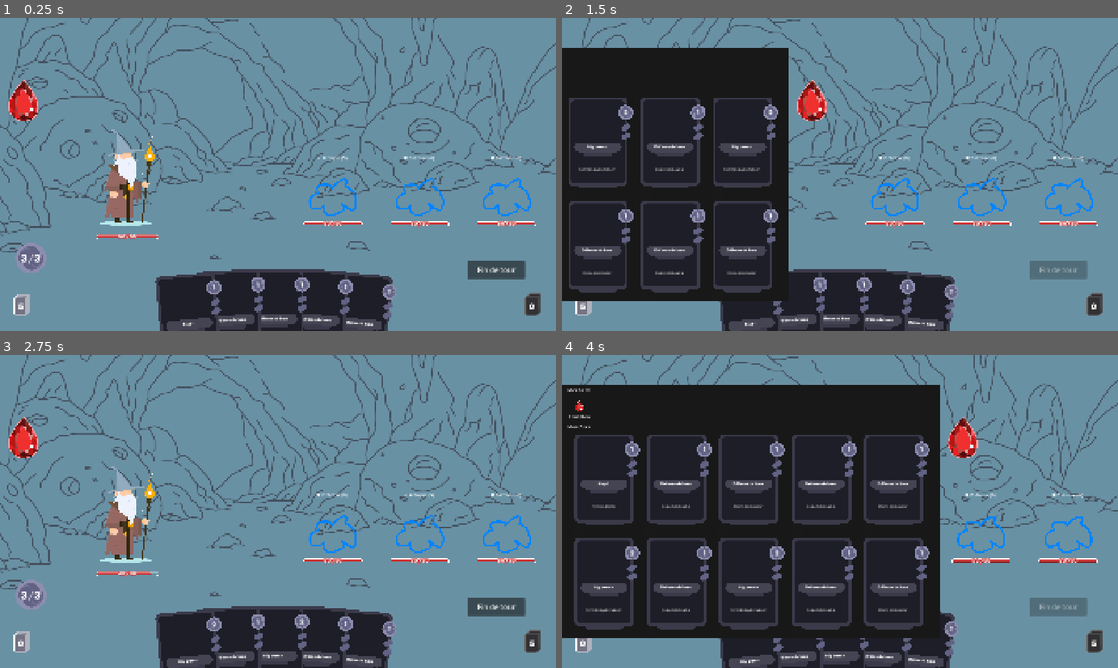
Above: before the commit, frames 1-4 (two rows, left to right).
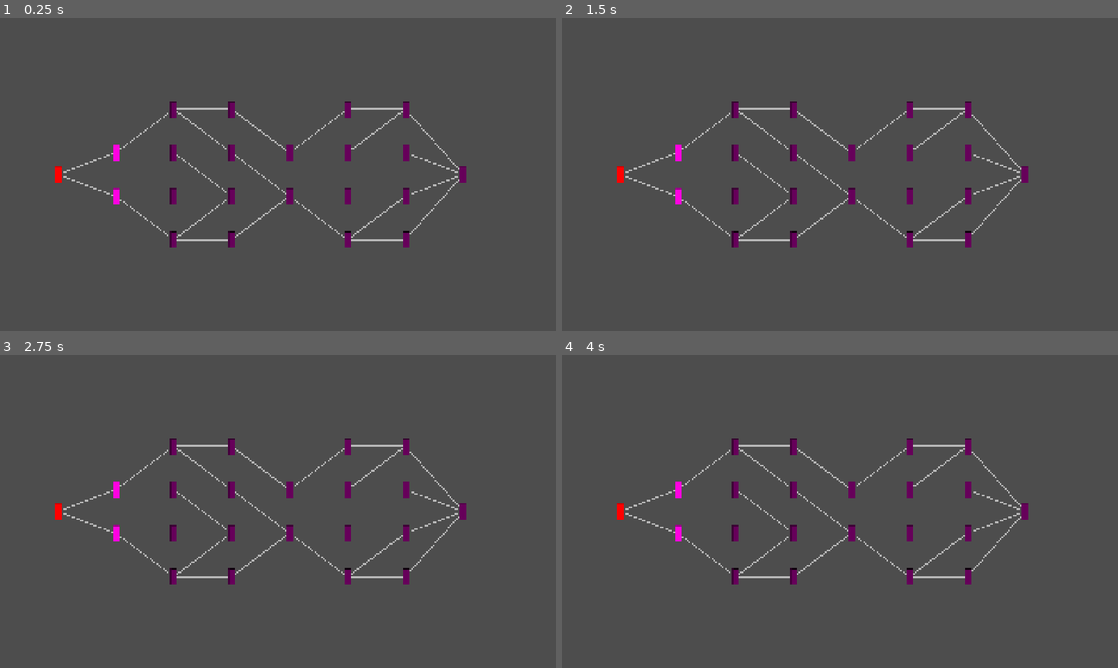
Above: after the commit, the same moments.

Repository: Elehos/jeu_de_bouboules
Game: Godot game, scene res://scenes/map/MapView.tscn
Two runs of this game, one before a commit and one after it. Both use one fixed random seed, a clock stepped at 60 frames per second and the inputs below. Before the commit the project starts from res://scenes/combat/combat.tscn.
Inputs (mouse positions are in pixels of both pictures, inside the frame that each line leads up to):
- Up to frame 1 (0.25 s): no input
- Up to frame 2 (1.5 s): click (1056, 271) at 0.5 s, where only the run before the commit has a clickable "Fin de tour"; click (584, 99) at 1.27 s
- Up to frame 3 (2.75 s): click (400, 436) at 2.02 s
- Up to frame 4 (4 s): click (1056, 608) at 2.75 s, where only the run before the commit has a clickable "Fin de tour"; click (584, 436) at 3.52 s

The runs differ from the first frame. In frame 1, 95% of the frame differs, in the area x 0-100%, y 0-100%; in frame 2, 92%; in frame 3, 95%; in frame 4, 90%.

Commit message:
Ajout du systeme de map aléatoire + sauvegarde de la position lors de la victoire

Diff:
--- a/project.godot
+++ b/project.godot
@@ -11,7 +11,7 @@
 [application]
 
 config/name="Jeu de bouboules"
-run/main_scene="uid://ch02vlp7pbhbu"
+run/main_scene="uid://tn17m53p1ddh"
 config/features=PackedStringArray("4.7", "Mobile")
 config/icon="res://icon.svg"
 
@@ -20,6 +20,7 @@
 CombatEvents="*uid://bs5460a8lsq78"
 DeckManager="*uid://d3b8sfuwxuw2f"
 GemInventory="*uid://dljbij33aq0sy"
+RunManager="*uid://djmsa7mv87rdg"
 
 [display]
 
--- /dev/null
+++ b/scenes/map/MapNodeView.tscn
@@ -0,0 +1,20 @@
+[gd_scene format=3 uid="uid://bo3yke6qitm6a"]
+
+[ext_resource type="Script" uid="uid://bllth4kvptv3n" path="res://script/map/MapNodeView.gd" id="1_cvdme"]
+
+[sub_resource type="PlaceholderTexture2D" id="PlaceholderTexture2D_fh5yr"]
+size = Vector2(40, 40)
+
+[sub_resource type="CircleShape2D" id="CircleShape2D_kpnqr"]
+
+[node name="MapNodeView" type="Area2D" unique_id=1901458146]
+script = ExtResource("1_cvdme")
+
+[node name="Icon" type="Sprite2D" parent="." unique_id=1859024127]
+modulate = Color(1, 0.40774983, 0.88240844, 1)
+position = Vector2(0, 0.75)
+scale = Vector2(0.57, 1.425)
+texture = SubResource("PlaceholderTexture2D_fh5yr")
+
+[node name="CollisionShape2D" type="CollisionShape2D" parent="." unique_id=361079800]
+shape = SubResource("CircleShape2D_kpnqr")
--- /dev/null
+++ b/scenes/map/MapView.tscn
@@ -0,0 +1,10 @@
+[gd_scene format=3 uid="uid://tn17m53p1ddh"]
+
+[ext_resource type="Script" uid="uid://bcxihlmwbh3my" path="res://script/map/MapView.gd" id="1_xnhjo"]
+[ext_resource type="PackedScene" uid="uid://bo3yke6qitm6a" path="res://scenes/map/MapNodeView.tscn" id="2_jev2o"]
+
+[node name="MapView" type="Node2D" unique_id=634893464]
+script = ExtResource("1_xnhjo")
+map_node_scene = ExtResource("2_jev2o")
+
+[node name="NodesContainer" type="Node2D" parent="." unique_id=64763309]
--- a/script/combat/CombatManager.gd
+++ b/script/combat/CombatManager.gd
@@ -25,6 +25,7 @@
 @onready var gem_bag: GemBag = $UI/GemBagPanel
 
 var combat_over: bool = false
+var _pending_victory: bool = false
 @onready var enemy_zone_center: Marker2D = $WorldRoot/EnemyZoneCenter
 @export var enemy_spacing: float = 300.0
 @export var enemy_scene: PackedScene  # glisse Enemy.tscn dans l'Inspecteur
@@ -126,7 +127,7 @@
 	max_mana_label.text = str(max)
 
 func _on_player_died() -> void:
-	show_end_screen("Défaite...")
+	show_end_screen("Défaite...", false)
 
 func _on_enemy_died(dead_enemy: Enemy) -> void:
 	enemies.erase(dead_enemy)
@@ -139,15 +140,25 @@
 			break
 
 	if all_dead:
-		show_end_screen("Victoire !")
-
-func show_end_screen(text: String) -> void:
+		show_end_screen("Victoire !", true)
+
+func show_end_screen(text: String, is_victory: bool) -> void:
 	combat_over = true
 	end_label.text = text
 	end_screen.visible = true
 
+	if is_victory:
+		restart_button.text = "Continuer"
+	else:
+		restart_button.text = "Recommencer"
+
+	_pending_victory = is_victory
+
 func _on_restart_pressed() -> void:
-	get_tree().reload_current_scene()
+	if _pending_victory:
+		get_tree().change_scene_to_file("res://scenes/map/MapView.tscn")
+	else:
+		get_tree().reload_current_scene()
 
 func _on_deck_counts_changed(draw_count: int, discard_count: int) -> void:
 	draw_count_label.text = str(draw_count)
--- /dev/null
+++ b/script/map/MapGenerator.gd
@@ -0,0 +1,106 @@
+extends Node
+class_name MapGenerator
+
+func generate_map(floor_count: int = 5) -> Array[Array]:
+	var floors: Array[Array] = []
+
+	floors.append([_make_node(MapNode.NodeType.START, 0, 0)])
+
+	for f in range(1, floor_count - 1):
+		var nodes_in_floor: Array[MapNode] = []
+		var count = randi_range(2, 4) # ici pour changer le nombre de positions mini et maxi dans un étage intermédiaire
+		for i in range(count):
+			nodes_in_floor.append(_make_node(MapNode.NodeType.COMBAT, f, i))
+		floors.append(nodes_in_floor)
+
+	floors.append([_make_node(MapNode.NodeType.END, floor_count - 1, 0)])
+
+	_connect_floors(floors)
+	_remove_crossings(floors)
+	return floors
+
+func _make_node(type: MapNode.NodeType, floor_idx: int, pos_idx: int) -> MapNode:
+	var node := MapNode.new()
+	node.type = type
+	node.floor_index = floor_idx
+	node.position_in_floor = pos_idx
+	return node
+
+func _connect_floors(floors: Array[Array]) -> void:
+	for f in range(floors.size() - 1):
+		var current_floor: Array = floors[f]
+		var next_floor: Array = floors[f + 1]
+
+		# Étage de départ ou d'arrivée : pas de restriction (un seul nœud de toute façon)
+		var restrict_distance: bool = current_floor.size() > 1 and next_floor.size() > 1
+
+		# Étape 1 : connexions aléatoires sortantes, limitées aux positions proches
+		for node in current_floor:
+			var possible_targets: Array = range(next_floor.size())
+
+			if restrict_distance:
+				var filtered: Array = possible_targets.filter(
+					func(t): return abs(t - node.position_in_floor) <= 1
+				)
+				# Filet de sécurité : si aucune cible n'est assez proche, on élargit à la plus proche possible
+				if filtered.is_empty():
+					var closest: int = possible_targets[0]
+					for t in possible_targets:
+						if abs(t - node.position_in_floor) < abs(closest - node.position_in_floor):
+							closest = t
+					filtered = [closest]
+				possible_targets = filtered
+
+			possible_targets.shuffle()
+			var connection_count: int = 1 if next_floor.size() == 1 else randi_range(1, 2)
+
+			for c in range(min(connection_count, possible_targets.size())):
+				node.connections.append(possible_targets[c])
+
+		# Étape 2 : vérifier les orphelins, en respectant la même contrainte de distance
+		for target_index in range(next_floor.size()):
+			var has_incoming: bool = false
+			for node in current_floor:
+				if target_index in node.connections:
+					has_incoming = true
+					break
+
+			if not has_incoming:
+				var eligible_sources: Array = current_floor
+
+				if restrict_distance:
+					eligible_sources = current_floor.filter(
+						func(n): return abs(target_index - n.position_in_floor) <= 1
+					)
+
+				if eligible_sources.is_empty():
+					eligible_sources = current_floor  # filet de sécurité si jamais rien n'est proche
+
+				var random_source: MapNode = eligible_sources[randi() % eligible_sources.size()]
+				random_source.connections.append(target_index)
+
+func _remove_crossings(floors: Array[Array]) -> void:
+	for f in range(floors.size() - 1):
+		var current_floor: Array = floors[f]
+		var edges: Array = []
+
+		for node in current_floor:
+			for idx in range(node.connections.size()):
+				edges.append({"node": node, "idx": idx})
+
+		var changed: bool = true
+		while changed:
+			changed = false
+			for a in range(edges.size()):
+				for b in range(a + 1, edges.size()):
+					var e1: Dictionary = edges[a]
+					var e2: Dictionary = edges[b]
+					var from1: int = e1["node"].position_in_floor
+					var from2: int = e2["node"].position_in_floor
+					var to1: int = e1["node"].connections[e1["idx"]]
+					var to2: int = e2["node"].connections[e2["idx"]]
+
+					if (from1 - from2) * (to1 - to2) < 0:
+						e1["node"].connections[e1["idx"]] = to2
+						e2["node"].connections[e2["idx"]] = to1
+						changed = true
--- /dev/null
+++ b/script/map/MapNode.gd
@@ -0,0 +1,10 @@
+extends Resource
+class_name MapNode
+
+enum NodeType { START, COMBAT, END }
+
+@export var type: NodeType
+@export var floor_index: int
+@export var position_in_floor: int
+@export var connections: Array[int] = []
+var visited: bool = false
--- /dev/null
+++ b/script/map/MapNodeView.gd
@@ -0,0 +1,28 @@
+extends Area2D
+class_name MapNodeView
+
+signal node_clicked(map_node: MapNode)
+
+var map_node: MapNode
+
+func setup(data: MapNode) -> void:
+	map_node = data
+	input_event.connect(_on_input_event)
+
+func _on_input_event(_viewport: Node, event: InputEvent, _shape_idx: int) -> void:
+	if not is_accessible:
+		return
+	if event is InputEventMouseButton and event.pressed and event.button_index == MOUSE_BUTTON_LEFT:
+		node_clicked.emit(map_node)
+
+var is_accessible: bool = false
+
+func set_state(is_current: bool, accessible: bool) -> void:
+	is_accessible = accessible
+
+	if is_current:
+		modulate = Color(1, 1, 0)       # jaune : position actuelle
+	elif accessible:
+		modulate = Color(1, 1, 1)       # blanc : accessible, cliquable
+	else:
+		modulate = Color(0.4, 0.4, 0.4) # gris : pas encore accessible
--- /dev/null
+++ b/script/map/MapView.gd
@@ -0,0 +1,99 @@
+extends Node2D
+class_name MapView
+
+@export var map_node_scene: PackedScene   # glisse MapNodeView.tscn dans l'Inspecteur
+@export var floor_spacing: float = 200.0  # distance verticale entre étages
+@export var node_spacing: float = 150.0   # distance horizontale entre nœuds d'un même étage
+@export var view_offset: Vector2 = Vector2(200, 540)  # centre horizontal, bas de l'écran (le départ en bas, la fin en haut)
+
+@onready var nodes_container: Node2D = $NodesContainer
+
+var floors: Array[Array] = []
+var node_views: Array[Array] = []
+var current_floor_index: int = 0
+var current_position_in_floor: int = 0
+
+func display_map(generated_floors: Array[Array]) -> void:
+	floors = generated_floors
+	node_views.clear()
+
+	for f in range(floors.size()):
+		var floor_nodes: Array = floors[f]
+		var floor_height: float = (floor_nodes.size() - 1) * node_spacing
+		var views_this_floor: Array = []
+
+		for i in range(floor_nodes.size()):
+			var node_data: MapNode = floor_nodes[i]
+			var node_view: MapNodeView = map_node_scene.instantiate()
+			nodes_container.add_child(node_view)
+			node_view.setup(node_data)
+
+			var x: float = f * floor_spacing
+			var y: float = i * node_spacing - floor_height / 2
+			node_view.position = Vector2(x, y) + view_offset
+
+			node_view.node_clicked.connect(_on_node_clicked)
+			views_this_floor.append(node_view)
+
+		node_views.append(views_this_floor)
+	_draw_connections()
+	_update_node_states()
+
+func _draw_connections() -> void:
+	for f in range(floors.size() - 1):
+		var current_floor: Array = floors[f]
+		var current_views: Array = node_views[f]
+		var next_views: Array = node_views[f + 1]
+
+		for i in range(current_floor.size()):
+			var node_data: MapNode = current_floor[i]
+			var from_view: MapNodeView = current_views[i]
+
+			for target_index in node_data.connections:
+				var to_view: MapNodeView = next_views[target_index]
+				var line := Line2D.new()
+				line.add_point(from_view.position)
+				line.add_point(to_view.position)
+				line.width = 4.0
+				line.default_color = Color(1, 1, 1, 0.6)
+				nodes_container.add_child(line)
+				nodes_container.move_child(line, 0)  # les lignes passent DERRIÈRE les nœuds
+
+func _on_node_clicked(map_node: MapNode) -> void:
+	RunManager.move_to(map_node)
+	current_floor_index = map_node.floor_index
+	current_position_in_floor = map_node.position_in_floor
+	_update_node_states()
+
+	if map_node.type == MapNode.NodeType.COMBAT:
+		_start_combat()
+
+func _start_combat() -> void:
+	get_tree().change_scene_to_file("res://scenes/combat/Combat.tscn")
+
+func _ready() -> void:
+	if not RunManager.map_generated:
+		RunManager.start_new_run(8)
+
+	current_floor_index = RunManager.current_floor_index
+	current_position_in_floor = RunManager.current_position_in_floor
+	display_map(RunManager.floors)
+
+
+func _is_node_accessible(node_data: MapNode) -> bool:
+	if node_data.floor_index != current_floor_index + 1:
+		return false
+
+	var current_node: MapNode = floors[current_floor_index][current_position_in_floor]
+	return node_data.position_in_floor in current_node.connections
+
+func _update_node_states() -> void:
+	for f in range(node_views.size()):
+		for i in range(node_views[f].size()):
+			var view: MapNodeView = node_views[f][i]
+			var data: MapNode = floors[f][i]
+
+			var is_current: bool = (f == current_floor_index and i == current_position_in_floor)
+			var is_accessible: bool = _is_node_accessible(data)
+
+			view.set_state(is_current, is_accessible)
--- /dev/null
+++ b/script/map/RunManager.gd
@@ -0,0 +1,20 @@
+extends Node
+
+var floors: Array[Array] = []
+var current_floor_index: int = 0
+var current_position_in_floor: int = 0
+var map_generated: bool = false
+
+func start_new_run(floor_count: int = 8) -> void:
+	var generator := MapGenerator.new()
+	floors = generator.generate_map(floor_count)
+	current_floor_index = 0
+	current_position_in_floor = 0
+	map_generated = true
+
+func get_current_node() -> MapNode:
+	return floors[current_floor_index][current_position_in_floor]
+
+func move_to(map_node: MapNode) -> void:
+	current_floor_index = map_node.floor_index
+	current_position_in_floor = map_node.position_in_floor
Not shown, added: script/map/MapGenerator.gd.uid
Not shown, added: script/map/MapNode.gd.uid
Not shown, added: script/map/MapNodeView.gd.uid
Not shown, added: script/map/MapView.gd.uid
Not shown, added: script/map/RunManager.gd.uid
